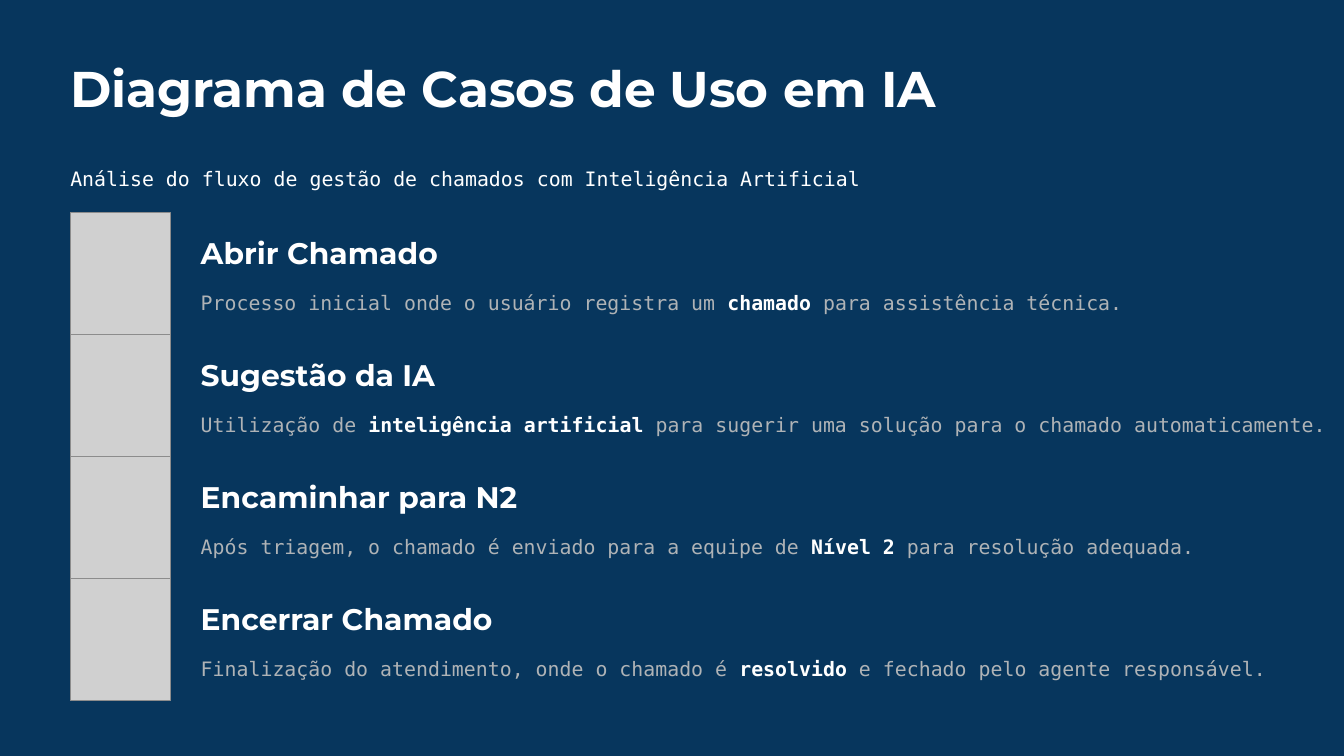
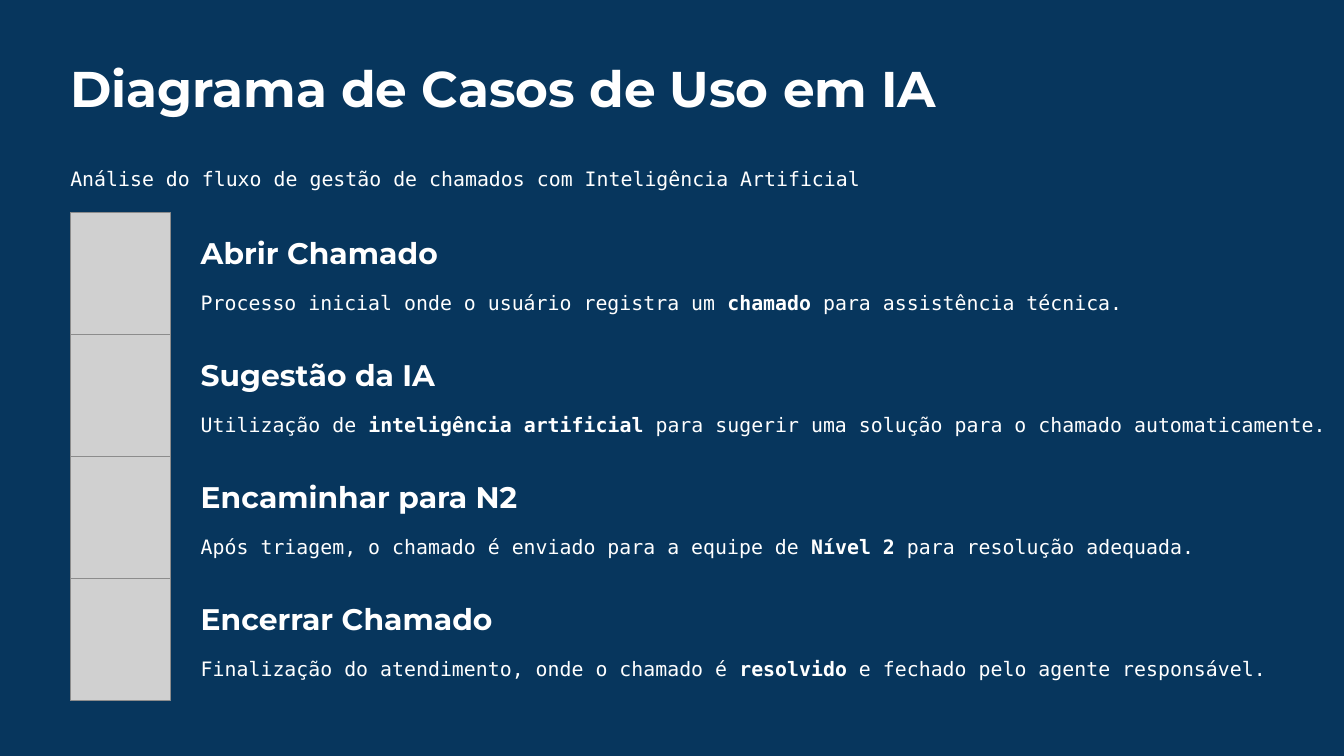
Before and after one commit to mancijo/UpDesk, a slide deck: slide 10 of Apresentacao/UpDesk-Sistema-de-Chamados-com-IA.pptx (slide 9 before the commit). Drawn at 1344x756 pixels with LibreOffice and Linux fonts; fonts in the diff are those of the drawing; grey boxes stand for pictures; background and template pictures are left out; a plain dark background stands for a picture behind light text. Boxes give left, top, right and bottom in pixels: in the first picture for what was removed or moved away, otherwise in the second. Text is boxed around its words. In the diff, an @@ line names an element or a change of style, - is before the commit and + after.

Commit message:
slide de regras de negocio
feito slide de regra do negocio, tambem foi organizado todos os slides para apresentacao

```diff
--- a/Apresentacao/UpDesk-Sistema-de-Chamados-com-IA.pptx
+++ b/Apresentacao/UpDesk-Sistema-de-Chamados-com-IA.pptx
@@ text "Processo inicial onde o usuário ..." at <box>201,294,1122,315</box>: text colour #AFB3B6 to #FFFFFF in "Processo inicial onde o usuário registra um ..." @@
@@ text "Utilização de inteligência artificial para ..." at <box>201,416,1325,437</box>: text colour #AFB3B6 to #FFFFFF in "Utilização de para sugerir uma solução para ..." @@
@@ text "Após triagem, o chamado é ..." at <box>201,538,1194,559</box>: text colour #AFB3B6 to #FFFFFF @@
@@ text "Finalização do atendimento, onde o ..." at <box>201,660,1266,681</box>: text colour #AFB3B6 to #FFFFFF in "Finalização do atendimento, onde o chamado é ..." @@
```
Also in this commit, not shown: 9 other slides changed, 1 slide added.
